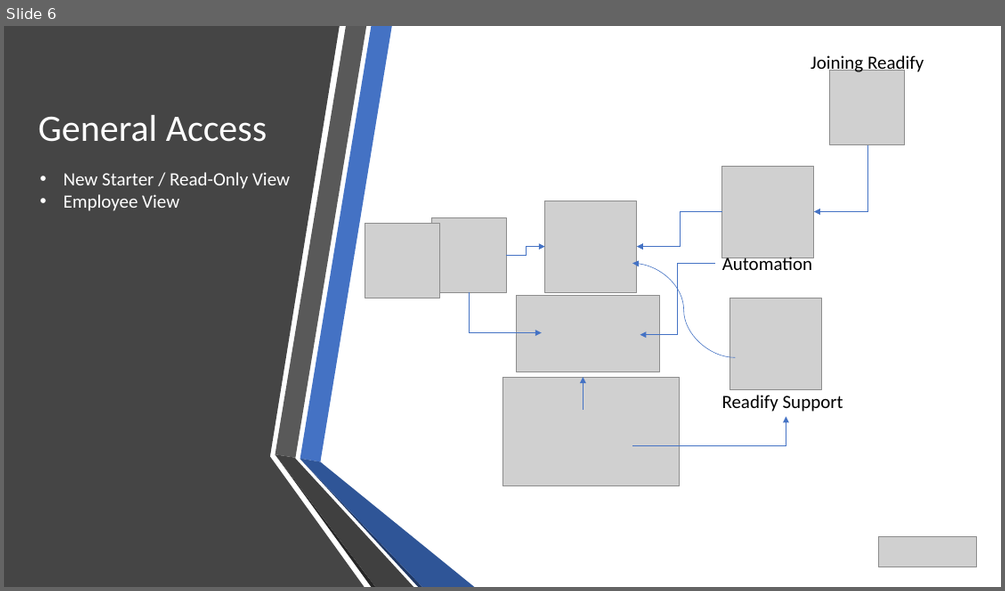
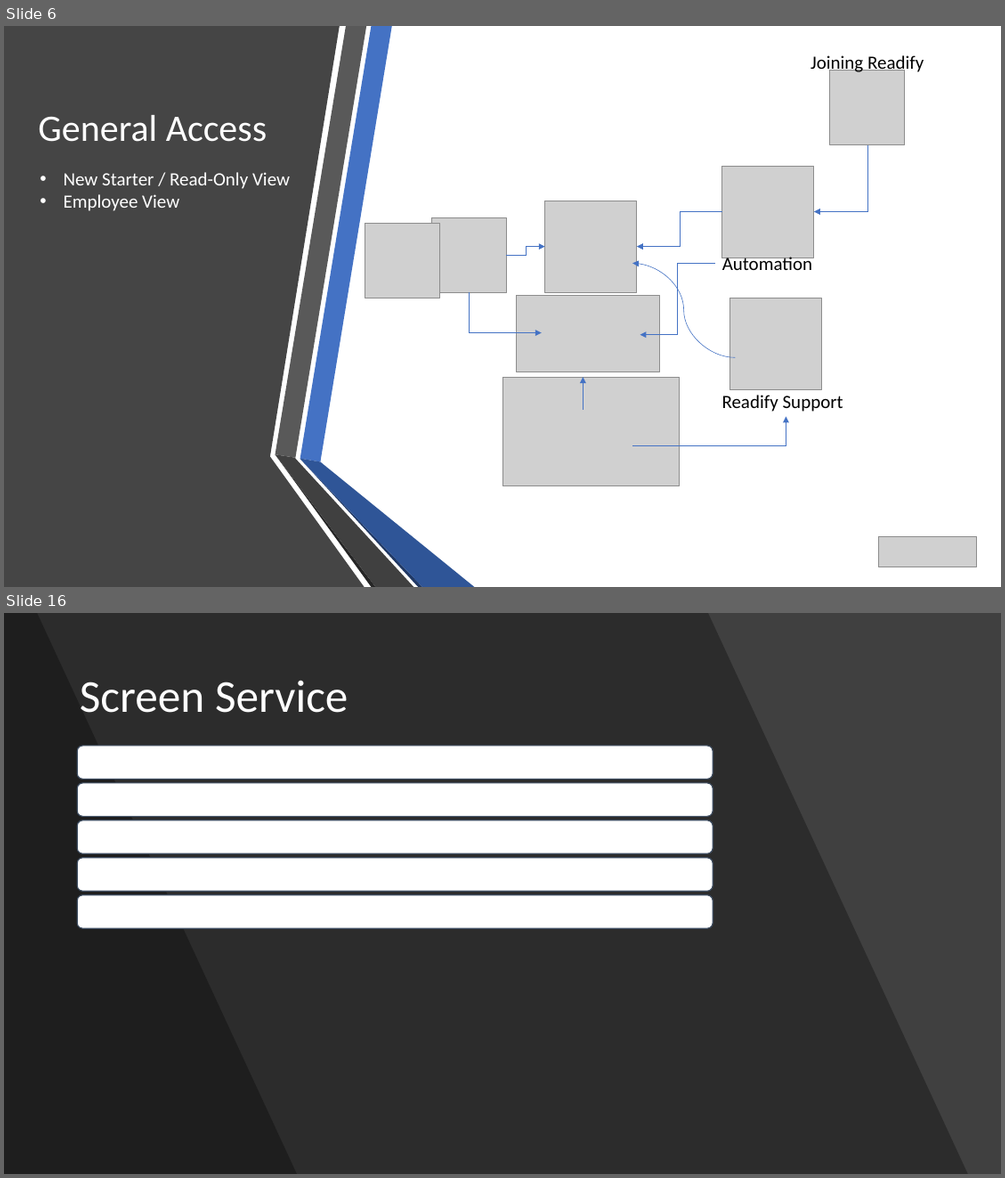
Before and after one commit to mehdikhaleghian/StudyNotes, a slide deck: OnboardEasy.pptx. Shown one above the other, each under a label of ours: slide 6 before the commit, slides 6 and 16 after it; the slides between them are not shown. The pictures are 1005x591 and 1005x1178 pixels, drawn with LibreOffice and Linux fonts; fonts in the diff are those of the drawing; grey boxes stand for pictures. Boxes give left, top, right and bottom in pixels: in the first picture for what was removed or moved away, otherwise in the second. Text is boxed around its words. In the diff, an @@ line names an element or a change of style, - is before the commit and + after.

```diff
--- a/OnboardEasy.pptx
+++ b/OnboardEasy.pptx
@@ slide 16 added at box(4, 613, 1001, 1174), background #DAE3F3 @@
@@ rectangle added at box(4, 613, 1001, 1174), fill #404040 @@
@@ freeform shape added at box(4, 613, 968, 1174), fill #000000 at 30% opacity @@
@@ freeform shape added at box(4, 613, 297, 1174), fill #000000 at 30% opacity @@
@@ title added at box(80, 680, 348, 713), 44 pt, text #FFFFFF @@
+Screen Service
@@ group added at box(77, 746, 713, 929): 5 rounded rectangles @@
```
Also in this commit, not shown: 3 slides changed, 9 other slides added, 5 other files.
